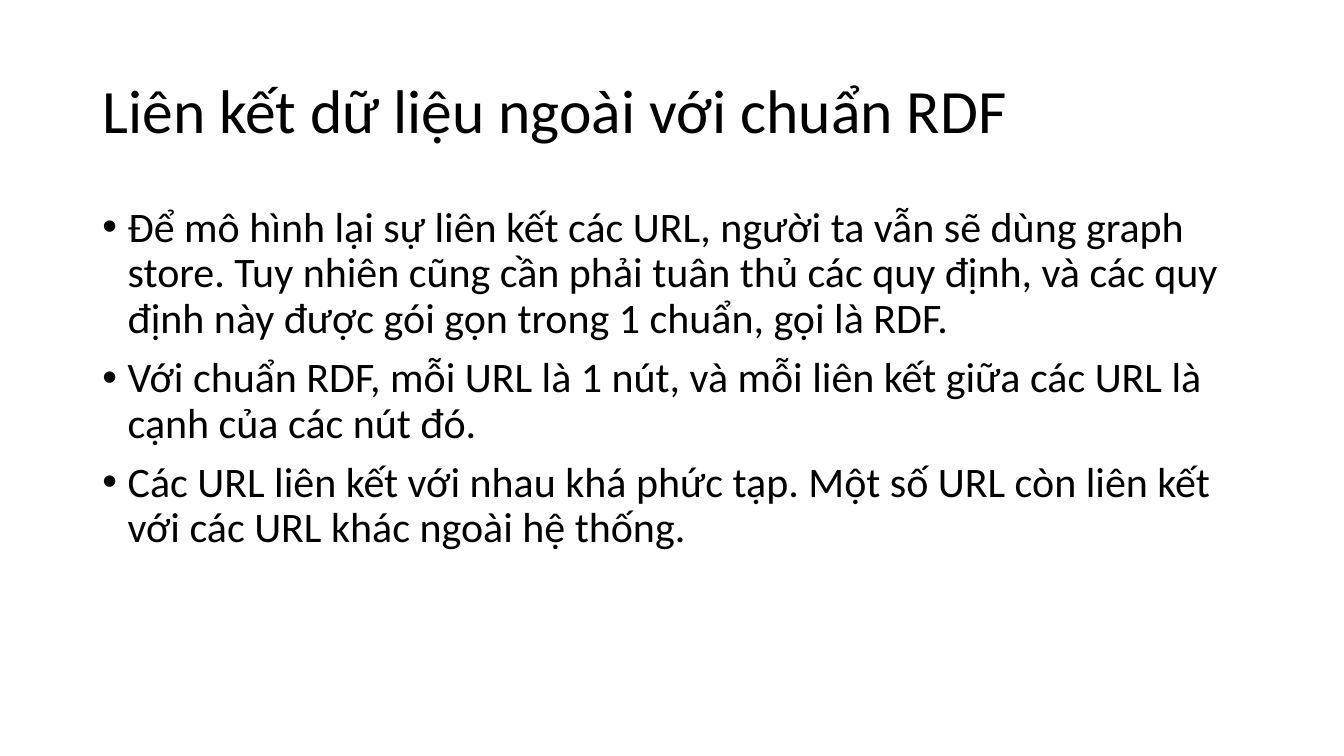
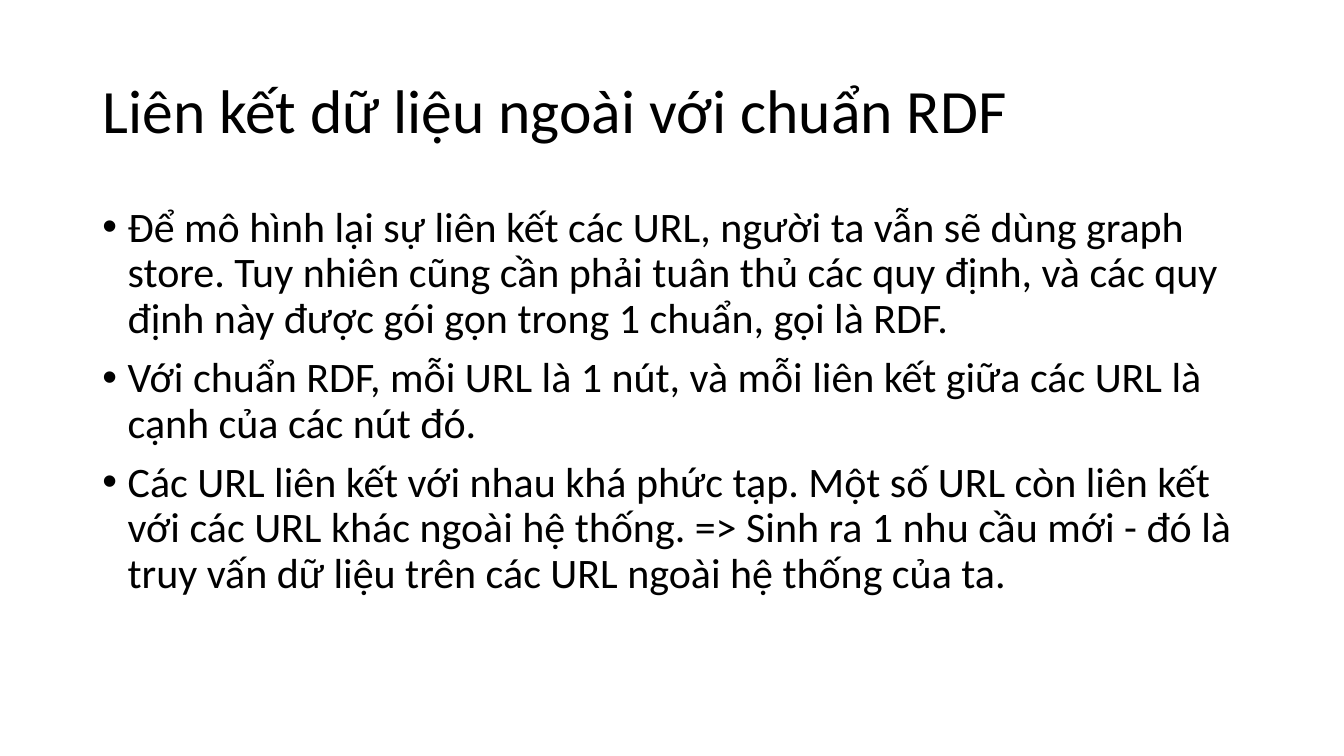
Before and after one commit to NguyenDucHoangLong/Group_4_HTTTHD, a slide deck: slide 7 of Document/Seminar/Slide/Slide_Nhóm 4.pptx. Drawn at 1344x756 pixels with LibreOffice and Linux fonts; fonts in the diff are those of the drawing. Boxes give left, top, right and bottom in pixels: in the first picture for what was removed or moved away, otherwise in the second. Text is boxed around its words. In the diff, an @@ line names an element or a change of style, - is before the commit and + after.

```diff
--- a/Document/Seminar/Slide/Slide_Nhóm 4.pptx
+++ b/Document/Seminar/Slide/Slide_Nhóm 4.pptx
@@ text at [128,465,1231,596]: text changed @@
-• Các URL liên kết với nhau khá phức tạp. Một số URL còn liên kết với các URL khác ngoài hệ thống.
+• Các URL liên kết với nhau khá phức tạp. Một số URL còn liên kết với các URL khác ngoài hệ thống. => Sinh ra 1 nhu cầu mới - đó là truy vấn dữ liệu trên các URL ngoài hệ thống của ta.
```
Also in this commit, not shown: 2 other slides changed, 2 slides added.
